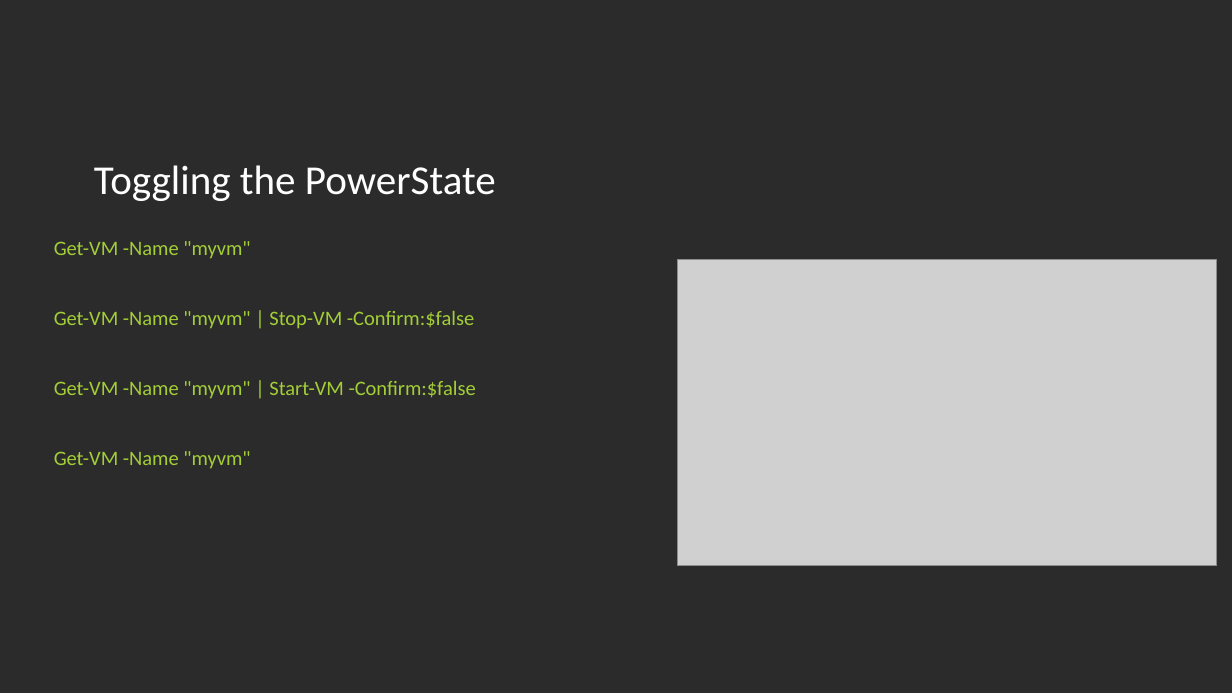
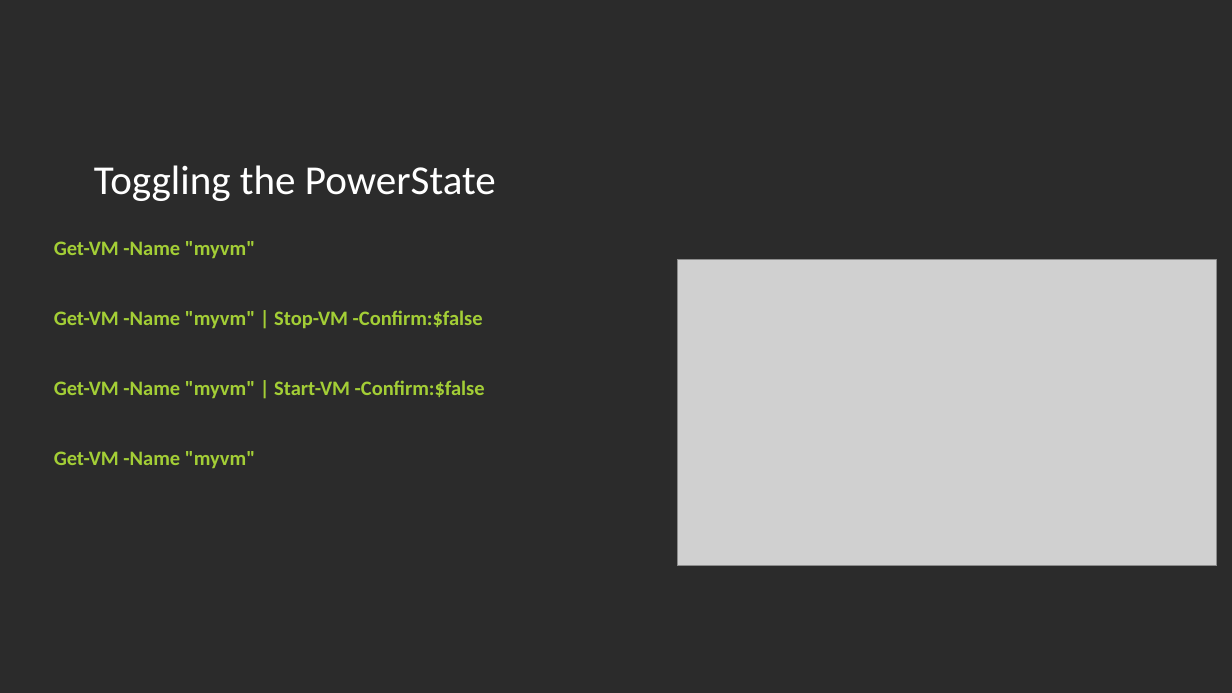
Before and after one commit to jpsider/Invoke-Automation, a slide deck: slide 15 of Powercli/PDX_VMUG_2023/UserCon-PPT-2023.pptx (slide 14 before the commit). Drawn at 1232x693 pixels with LibreOffice and Linux fonts; fonts in the diff are those of the drawing; grey boxes stand for pictures; background and template pictures are left out; a plain dark background stands for a picture behind light text. Boxes give left, top, right and bottom in pixels: in the first picture for what was removed or moved away, otherwise in the second. Text is boxed around its words. In the diff, an @@ line names an element or a change of style, - is before the commit and + after.

```diff
--- a/Powercli/PDX_VMUG_2023/UserCon-PPT-2023.pptx
+++ b/Powercli/PDX_VMUG_2023/UserCon-PPT-2023.pptx
@@ text "Get-VM -Name "myvm"" at (54, 241, 485, 468): bold on @@
```
Also in this commit, not shown: 10 other slides changed, 1 slide added, 1 other file.
